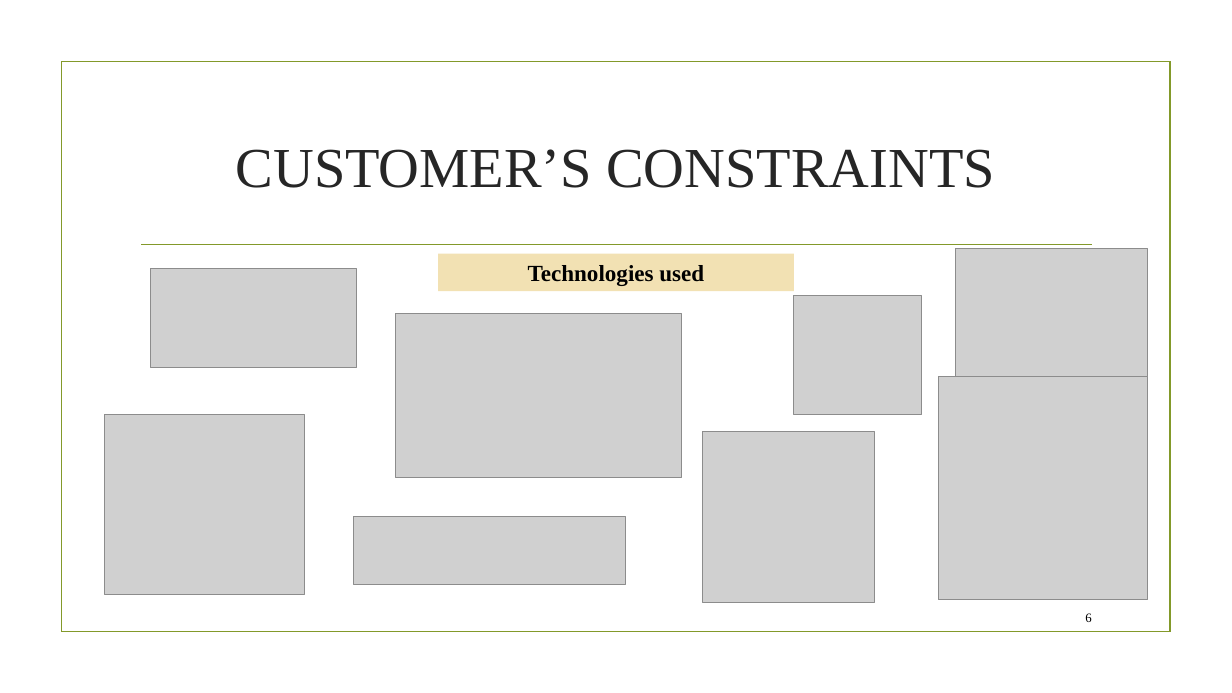
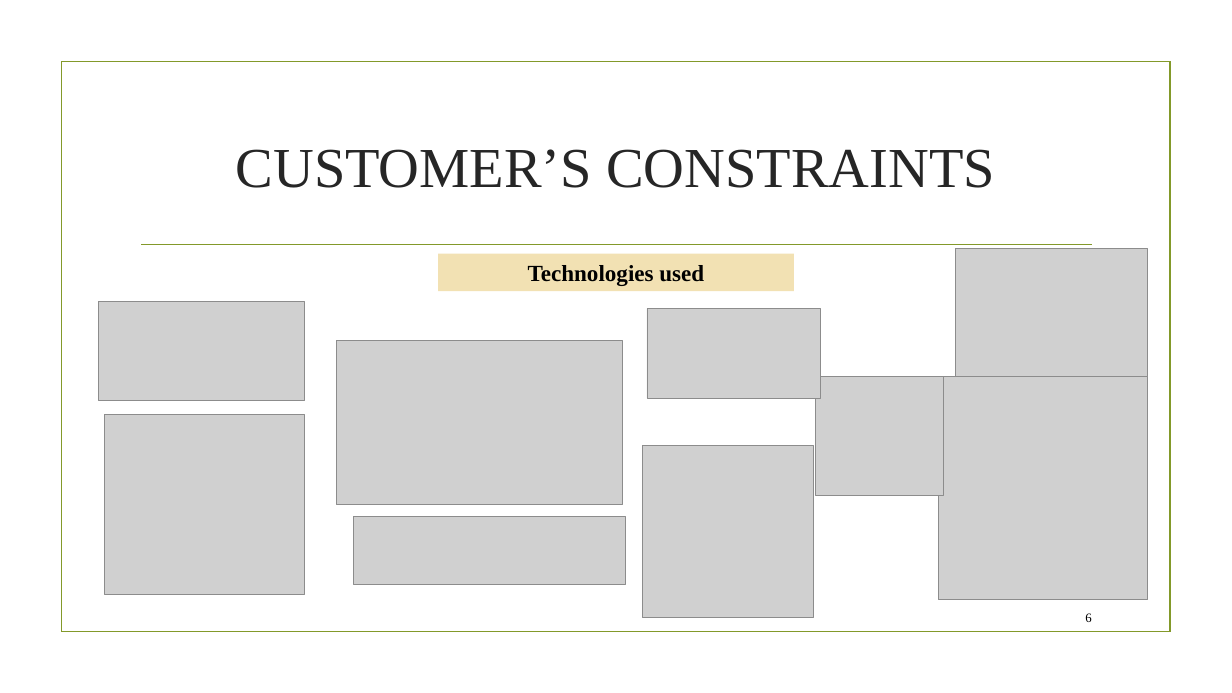
Before and after one commit to NathanKun/OnlineBanking, a slide deck: slide 6 of Livrable/Soutenance/PROJET-S8-TIC.pptx. Drawn at 1232x693 pixels with LibreOffice and Linux fonts; fonts in the diff are those of the drawing; grey boxes stand for pictures; background and template pictures are left out. Boxes give left, top, right and bottom in pixels: in the first picture for what was removed or moved away, otherwise in the second. Text is boxed around its words. In the diff, an @@ line names an element or a change of style, - is before the commit and + after.

```diff
--- a/Livrable/Soutenance/PROJET-S8-TIC.pptx
+++ b/Livrable/Soutenance/PROJET-S8-TIC.pptx
@@ picture: place and size @@
-picture at (151, 269, 357, 368)
+picture at (99, 302, 305, 401)
@@ picture added at (647, 309, 821, 398) @@
@@ picture: place and size @@
-picture at (396, 314, 681, 478)
+picture at (336, 341, 622, 505)
@@ picture: place and size @@
-picture at (794, 296, 921, 415)
+picture at (816, 376, 944, 495)
@@ picture: place and size @@
-picture at (703, 431, 874, 602)
+picture at (642, 446, 813, 617)
```
Also in this commit, not shown: 3 other slides changed.
